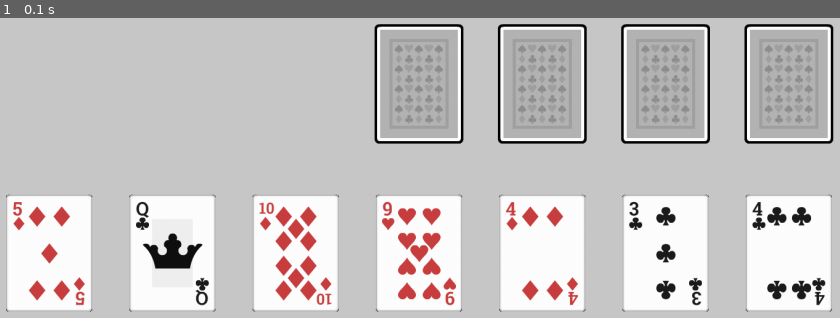
Above: before the commit, frame 1.
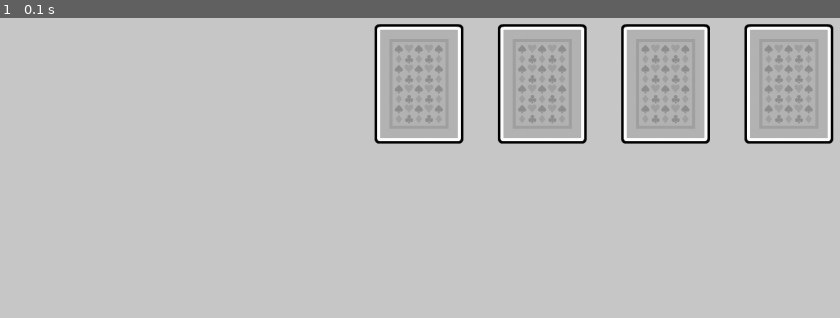
Above: after the commit, the same moment.

Repository: mrmetrix4/PygameSolitaire
Game: pygame game, started from main.py
Same seed, same stepped clock (60 frames per second), same inputs: the game is played once before the commit and once after it.
Inputs:
- Up to frame 1 (0.1 s): no input

The runs differ from the first frame. In frame 1, 26% of the frame differs, in the area x 0-100%, y 58-98%.

Commit message:
Added Column and Slot.

Diff:
--- a/main.py
+++ b/main.py
@@ -3,14 +3,15 @@
 import pygame
 import pygame.freetype
 
-from constants import misc, settings
-from shared import states
+from constants import misc, settings, locations
 from states.game import Game
 
 pygame.init()
 
 
 def main():
+    screen = pygame.display.set_mode((locations.WIDTH, locations.HEIGHT))
+
     clock = pygame.time.Clock()
 
     pygame.display.set_caption(settings.GAME_CAPTION)
@@ -21,7 +22,7 @@
         level=settings.LOG_LEVEL
     )
 
-    states.game = Game()
+    game = Game()
 
     running_loop = True
     while running_loop:
@@ -30,7 +31,7 @@
             if event.type == pygame.QUIT:
                 running_loop = False
 
-        states.game.draw_columns()
+        game.update(screen)
 
         pygame.display.update()
     pygame.quit()
--- a/shared/sprites.py
+++ /dev/null
@@ -1,3 +0,0 @@
-import pygame
-
-cards_sprite_sheet: pygame.Surface = None
--- a/shared/states.py
+++ /dev/null
@@ -1,3 +0,0 @@
-from states.game import Game
-
-game: Game = None
--- a/states/game.py
+++ b/states/game.py
@@ -4,27 +4,27 @@
 import pygame
 
 from constants import paths, locations, colors, misc
-from shared import sprites
-from structures.card import Card
+from structures.card import Card, CardType
+from structures.column import Column
+from structures.slot import Slot
 
 
 class Game:
     def __init__(self):
-        self.screen: pygame.Surface = pygame.display.set_mode((locations.WIDTH, locations.HEIGHT))
         self.base_font: pygame.freetype.Font = pygame.freetype.SysFont(None, misc.FONT_SIZE)
 
         self.card_deck: list[Card] = []
         self.card_back_sprite: pygame.Surface = None
         self.card_slot_sprite: pygame.Surface = None
-        self.columns: list[list[Card]] = []
+        self.slots: list[Slot] = []
+        self.columns: list[Column] = []
 
-        self._init_screen()
         self._init_sprites_and_deck()
         self._init_slots()
         self._init_columns()
 
     def _init_sprites_and_deck(self):
-        sprites.cards_sprite_sheet = (
+        self.cards_sprite_sheet = (
             pygame.image.load(paths.CARDS_SPRITE_SHEET)
             .convert_alpha()
         )
@@ -33,7 +33,7 @@
         for child in cards_xml_root:
             if child.attrib['name'] == 'cardJoker.png':
                 continue
-            self.card_deck.append(Card(child.attrib))
+            self.card_deck.append(Card(child.attrib, self.cards_sprite_sheet))
         random.shuffle(self.card_deck)
 
         self.card_back_sprite = (
@@ -47,17 +47,18 @@
         )
 
     def _init_slots(self):
-        for x_pos in list(locations.ROW_ZERO_CENTER_X)[-4:]:
-            slot_rect = self.card_slot_sprite.get_rect(center=(x_pos, locations.ROW_ZERO_CENTER_Y))
-            self.screen.blit(self.card_slot_sprite, slot_rect)
-
-    def _init_screen(self):
-        self.screen.fill(colors.BACKGROUND_GRAY)
+        for idx, card_type in enumerate(CardType):
+            self.slots.append(Slot(idx, card_type, self.card_slot_sprite))
 
     def _init_columns(self):
         for col in range(7):
-            self.columns.append([self.card_deck.pop() for _ in range(col + 1)])
+            self.columns.append(
+                Column(col, self.card_back_sprite, [self.card_deck.pop() for _ in range(col + 1)])
+            )
 
-    def draw_columns(self):
-        for idx, col in enumerate(locations.ROW_ZERO_CENTER_X):
-            self.columns[idx][0].draw(center=(col, 400))
+    def update(self, screen):
+        screen.fill(colors.BACKGROUND_GRAY)
+        for s in self.slots:
+            s.draw_slot(screen)
+        for c in self.columns:
+            c.draw_column(screen)
--- a/structures/card.py
+++ b/structures/card.py
@@ -2,7 +2,6 @@
 
 import pygame
 from enum import Enum
-from shared import sprites, states
 
 
 class CardType(Enum):
@@ -14,14 +13,14 @@
 
 class Card:
 
-    def __init__(self, card_dict) -> None:
+    def __init__(self, card_dict, cards_sprite_sheet) -> None:
         self.logger = getLogger(__name__)
         self.logger.debug(f'Card class called with {card_dict=}')
 
         self.name = card_dict['name'][4:-4]
         self.type, self.number = self.parse_name()
 
-        self.card_surf = self.init_sprite(card_dict)
+        self.card_surf = self.init_sprite(card_dict, cards_sprite_sheet)
 
     def __str__(self) -> str:
         return f'{self.name}'
@@ -48,7 +47,7 @@
         return card_type, number
 
     @staticmethod
-    def init_sprite(card_dict) -> (pygame.Rect, pygame.Surface):
+    def init_sprite(card_dict, cards_sprite_sheet) -> (pygame.Rect, pygame.Surface):
         card_rect = pygame.Rect(
             int(card_dict['x']),
             int(card_dict['y']),
@@ -56,10 +55,10 @@
             int(card_dict['height'])
         )
         card_surf = pygame.Surface(card_rect.size).convert_alpha()
-        card_surf.blit(sprites.cards_sprite_sheet, (0, 0), card_rect)
+        card_surf.blit(cards_sprite_sheet, (0, 0), card_rect)
         color_key = card_surf.get_at((0, 0))
         card_surf.set_colorkey(color_key)
         return card_surf
 
-    def draw(self, **kwargs):
-        states.game.screen.blit(self.card_surf, self.card_surf.get_rect(**kwargs))
+    def draw(self, screen, **kwargs):
+        screen.blit(self.card_surf, self.card_surf.get_rect(**kwargs))
--- /dev/null
+++ b/structures/column.py
@@ -0,0 +1,13 @@
+import pygame
+
+from structures.card import Card
+
+
+class Column:
+    def __init__(self, idx, card_back_sprite, cards):
+        self.idx = idx
+        self.card_back_sprite: pygame.Surface = card_back_sprite
+        self.cards: list[Card] = cards
+
+    def draw_column(self, screen):
+        pass
--- /dev/null
+++ b/structures/slot.py
@@ -0,0 +1,20 @@
+import pygame
+
+from constants import locations
+from structures.card import CardType, Card
+
+
+class Slot:
+    def __init__(self, idx, card_type, card_slot_sprite):
+        self.idx = idx
+        self.card_type: CardType = card_type
+        self.card_slot_sprite: pygame.Surface = card_slot_sprite
+        self.last_card: Card = None
+
+    def draw_slot(self, screen):
+        slot_rect = self.card_slot_sprite.get_rect(
+            center=(locations.ROW_ZERO_CENTER_X[3 + self.idx], locations.ROW_ZERO_CENTER_Y)
+        )
+        screen.blit(self.card_slot_sprite, slot_rect)
+        if self.last_card:
+            self.last_card.draw(screen, center=slot_rect.center)
Empty file removed: shared/__init__.py
